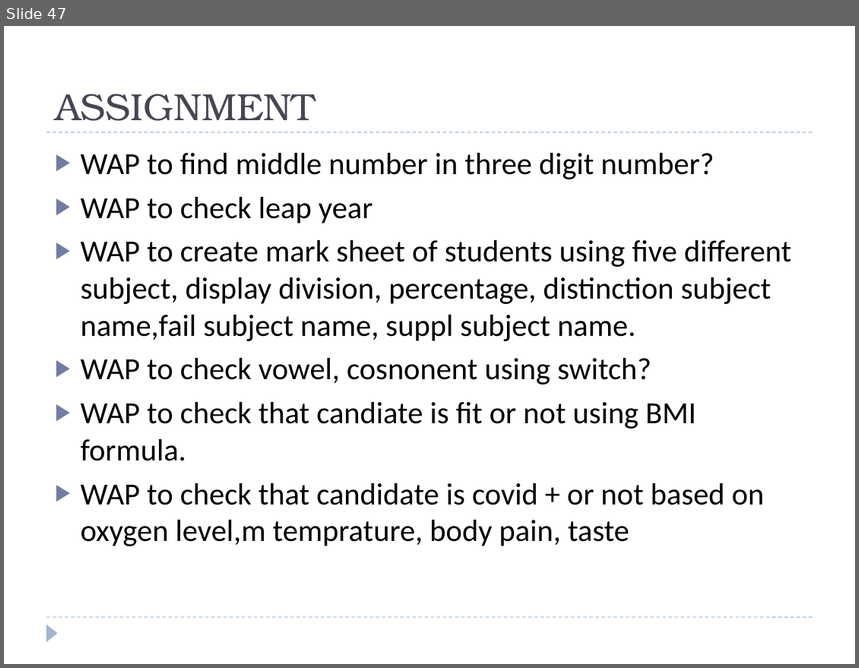
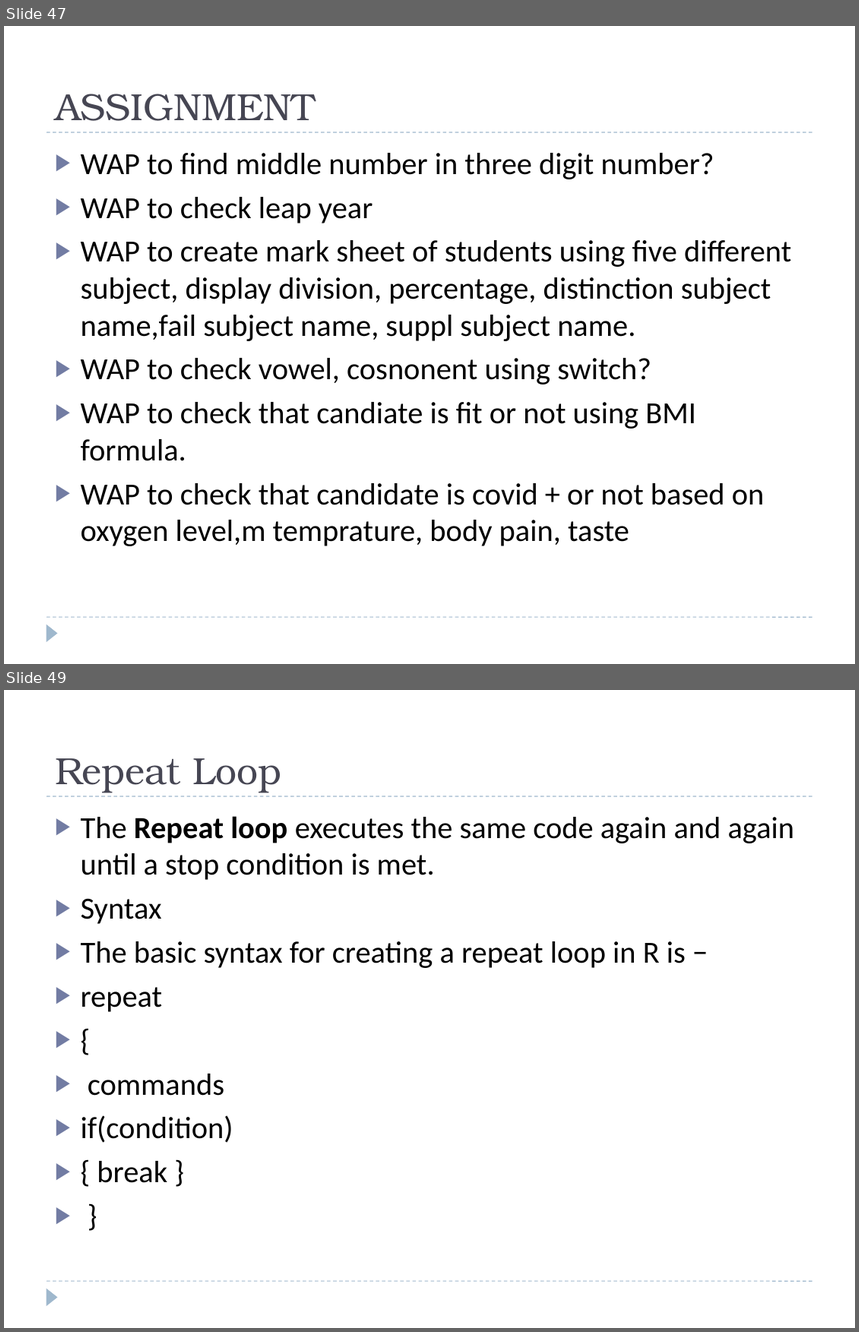
Before and after one commit to shivaconceptsolution/R, a slide deck: R Introduction.pptx. Shown one above the other, each under a label of ours: slide 47 before the commit, slides 47 and 49 after it; the slides between them are not shown. The pictures are 859x668 and 859x1332 pixels, drawn with LibreOffice and Linux fonts; fonts in the diff are those of the drawing. Boxes give left, top, right and bottom in pixels: in the first picture for what was removed or moved away, otherwise in the second. Text is boxed around its words. In the diff, an @@ line names an element or a change of style, - is before the commit and + after.

```diff
--- a/R Introduction.pptx
+++ b/R Introduction.pptx
@@ slide 49 added at (4,690,855,1328), background #FFFFFF; not listed: 3 template elements that a slide beside it also shows @@
@@ title added at (55,758,281,793), 32 pt, text #464653 @@
+Repeat Loop
@@ text added at (81,816,795,1183), 26 pt, text #000000 @@
+▶ The Repeat loop executes the same code again and again until a stop condition is met.
+▶ Syntax
+▶ The basic syntax for creating a repeat loop in R is −
+▶ repeat
+▶ {
+▶ commands
+▶ if(condition)
+▶ { break }
+▶ }
```
Also in this commit, not shown: 11 other slides added.
